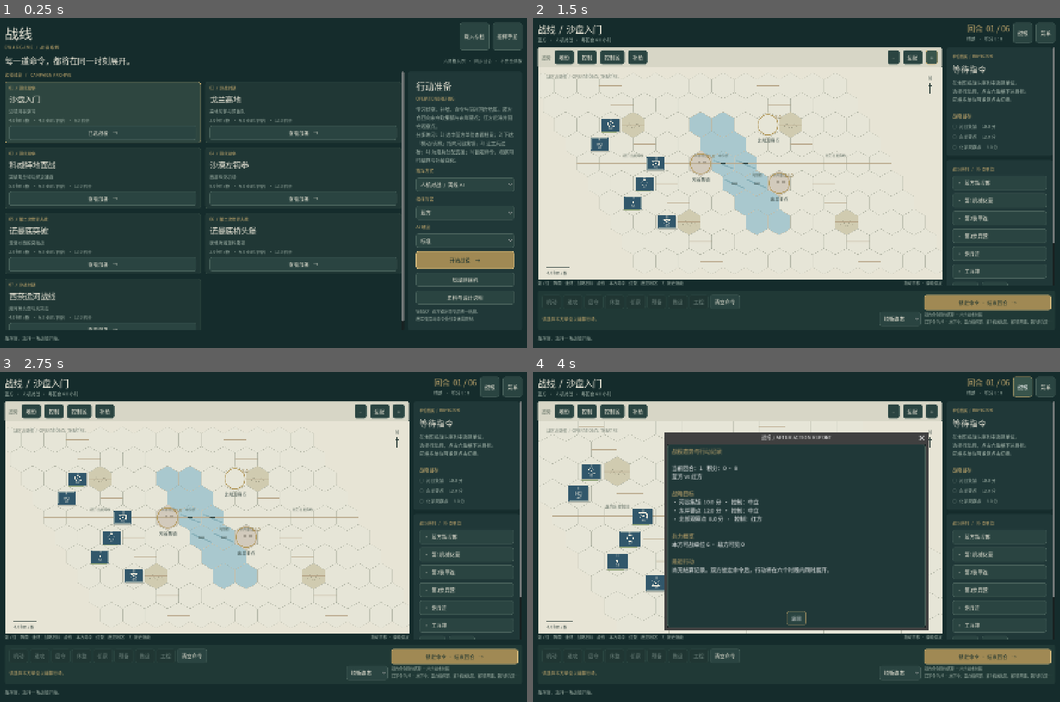
Above: before the commit, frames 1-4 (two rows, left to right).
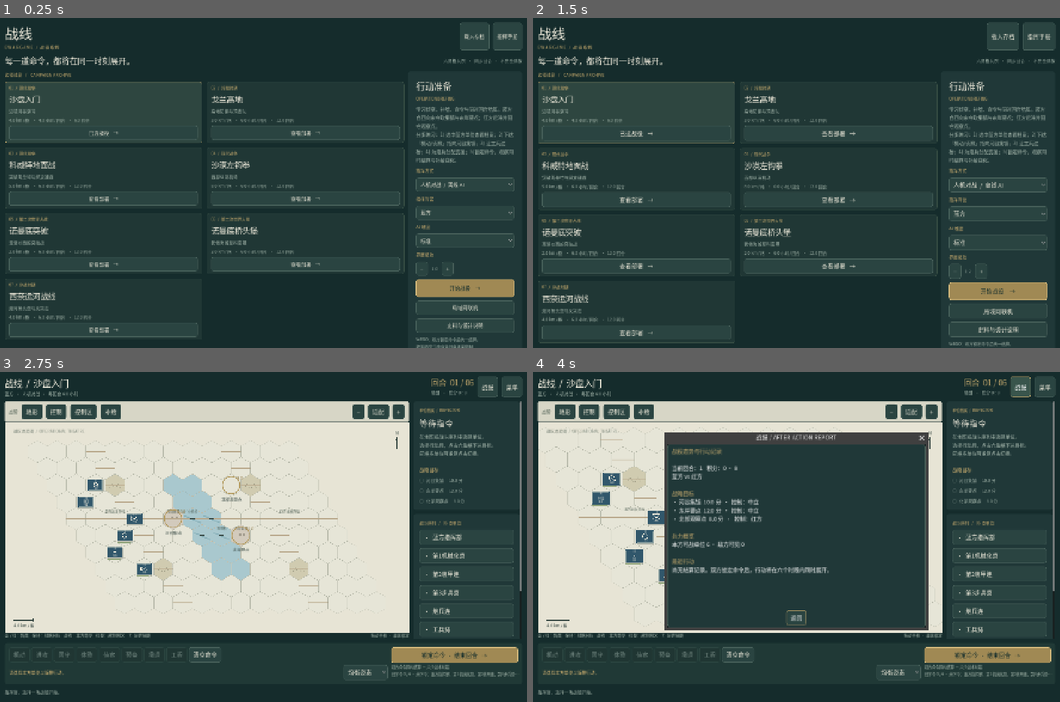
Above: after the commit, the same moments.

Repository: ghostLLC/ewargame
Game: Godot game, scene res://main.tscn
Two runs of this game, one before a commit and one after it. Both use one fixed random seed, a clock stepped at 60 frames per second and the inputs below.
Inputs (mouse positions are in pixels of both pictures, inside the frame that each line leads up to):
- Up to frame 1 (0.25 s): no input
- Up to frame 2 (1.5 s): click (980, 268) at 0.5 s, where only the run after the commit has a clickable "+"; click "+" at 1.25 s
- Up to frame 3 (2.75 s): click (463, 645) at 2 s, where only the run after the commit has a clickable "开始战役 →"
- Up to frame 4 (4 s): click "+" at 2.75 s; click "战报" at 3.5 s

The runs differ from the first frame. In frame 1, 4.7% of the frame differs, in the area x 1-98%, y 16-100%; in frame 2, 61%, in the area x 0-99%, y 1-100%; in frame 3, 10%; in frame 4, 6.6%.

Commit message:
perf: geometric hex pick and shared history tiles; a11y scale and hatch
Hex hit-test uses axial inverse instead of scanning all tiles. Turn history
shares the tile array. Menu UI scale 0.85-1.4. Enemy counters get hatch marks
for color-blind readability.

Diff:
--- a/game/session.gd
+++ b/game/session.gd
@@ -215,7 +215,12 @@
 	_busy = true
 	_state = _engine.resolve(_state)
 	_state["ready"] = [false, false]
-	_history.append(_state.duplicate(true))
+	var snap = _state.duplicate(true)
+	# Tiles are large and only mutated in place for rare engineer bridges; share the array.
+	if snap.has("scenario") and _state.has("scenario"):
+		snap.scenario = _state.scenario.duplicate(false)
+		snap.scenario["tiles"] = _state.scenario.get("tiles", [])
+	_history.append(snap)
 	_busy = false
 	_replay_index = -1
 	Storage.write_save("autosave", _save_payload())
--- a/game/ui/hex_map.gd
+++ b/game/ui/hex_map.gd
@@ -231,6 +231,11 @@
 		draw_rect(Rect2(rect.position+Vector2(3,3),rect.size),color.darkened(0.2),false,1.5)
 	draw_rect(Rect2(rect.position+Vector2(1,2),rect.size),Color(0.14,0.19,0.17,0.24))
 	draw_rect(rect,color)
+	# Color-blind friendly hatch on enemy/secondary side.
+	if side != 0:
+		for i in range(4):
+			var y0 = rect.position.y + 4 + i * (rect.size.y * 0.18)
+			draw_line(Vector2(rect.position.x + 3, y0), Vector2(rect.end.x - 3, y0 + rect.size.y * 0.1), Color(0.15,0.12,0.1,0.25), 1.2, true)
 	draw_rect(Rect2(rect.position+Vector2(2,2),rect.size-Vector2(4,4)),Color(0.92,0.92,0.84,0.45),false,0.8)
 	if str(unit.get("id","")) == selected_id:
 		draw_rect(Rect2(rect.position-Vector2(4,4),rect.size+Vector2(8,8)),Color("b79953"),false,2.5)
@@ -270,16 +275,34 @@
 	if count > 1: _label(at+Vector2(width*0.58,-height*0.3),str(count),INK,10)
 
 func _nearest(position: Vector2) -> Vector2i:
-	var best = Vector2i(-99,-99)
-	var distance = INF
-	for tile in observation.get("map",{}).get("tiles",[]):
-		var q = int(tile.get("q",0))
-		var r = int(tile.get("r",0))
-		var d = position.distance_to(_center(q,r))
-		if d < distance:
-			distance = d
-			best = Vector2i(q,r)
-	return best if distance < _base_radius()*zoom_level else Vector2i(-99,-99)
+	var map: Dictionary = observation.get("map", {})
+	var w = int(map.get("width", 12))
+	var h = int(map.get("height", 10))
+	if w <= 0 or h <= 0:
+		return Vector2i(-99, -99)
+	var rad = _base_radius() * zoom_level
+	if rad < 0.01:
+		return Vector2i(-99, -99)
+	var extent = Vector2(sqrt(3.0) * rad * (w - 1.0 + (h - 1.0) * 0.5), 1.5 * rad * (h - 1.0))
+	var origin = (size - extent) * 0.5 + pan
+	var local = position - origin
+	var rr = local.y / (1.5 * rad)
+	var qq = local.x / (sqrt(3.0) * rad) - rr * 0.5
+	var best = Vector2i(-99, -99)
+	var best_d = INF
+	var cq = int(round(qq))
+	var cr = int(round(rr))
+	for dq in range(-1, 2):
+		for dr in range(-1, 2):
+			var q = cq + dq
+			var r = cr + dr
+			if q < 0 or r < 0 or q >= w or r >= h:
+				continue
+			var d = position.distance_to(_center(q, r))
+			if d < best_d:
+				best_d = d
+				best = Vector2i(q, r)
+	return best if best_d < _base_radius() * zoom_level else Vector2i(-99, -99)
 
 func _gui_input(event: InputEvent) -> void:
 	if event is InputEventMouseButton:
--- a/game/ui/main.gd
+++ b/game/ui/main.gd
@@ -15,6 +15,7 @@
 var selected_mode: String = "ai"
 var selected_side: int = 0
 var selected_difficulty: String = "normal"
+var ui_scale: float = 1.0
 var canvas
 var shell: VBoxContainer
 var inspector: VBoxContainer
@@ -51,7 +52,7 @@
 
 func _setup_theme() -> void:
 	var t = Theme.new()
-	t.default_font_size = 14
+	t.default_font_size = int(14 * ui_scale)
 	for path in ["res://assets/fonts/NotoSansSC-Regular.ttf", "res://assets/fonts/NotoSansSC.ttf", "res://assets/fonts/NotoSansSC-Regular.otf"]:
 		if ResourceLoader.exists(path):
 			t.default_font = load(path)
@@ -327,6 +328,12 @@
 	diffs.select(maxi(0,diff_ids.find(selected_difficulty)))
 	diffs.item_selected.connect(func(index): selected_difficulty = diff_ids[index])
 	config.add_child(diffs)
+	config.add_child(_label("界面缩放",12,GOLD))
+	var scale_row = HBoxContainer.new()
+	config.add_child(scale_row)
+	scale_row.add_child(_button("−",func(): ui_scale = clampf(ui_scale - 0.1, 0.85, 1.4); _setup_theme(); _refresh(),"缩小界面文字"))
+	scale_row.add_child(_label(str(snappedf(ui_scale, 0.05)),12,MUTED))
+	scale_row.add_child(_button("+",func(): ui_scale = clampf(ui_scale + 0.1, 0.85, 1.4); _setup_theme(); _refresh(),"放大界面文字"))
 	var begin = _button("开始战役    →",func(): selected_id = ""; pending_order = ""; GameSession.ai_difficulty = selected_difficulty; GameSession.start_game(selected_scenario,selected_mode,selected_side))
 	begin.custom_minimum_size.y = 48
 	begin.add_theme_stylebox_override("normal",_box(Color("a08954"),5,Color("d7bc7e")))
